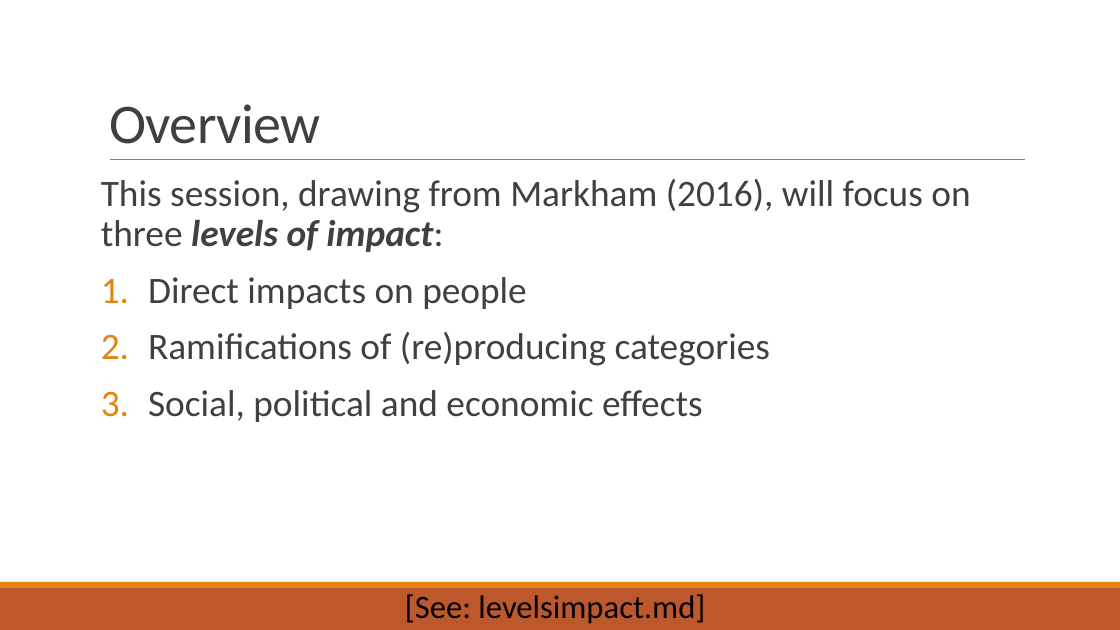
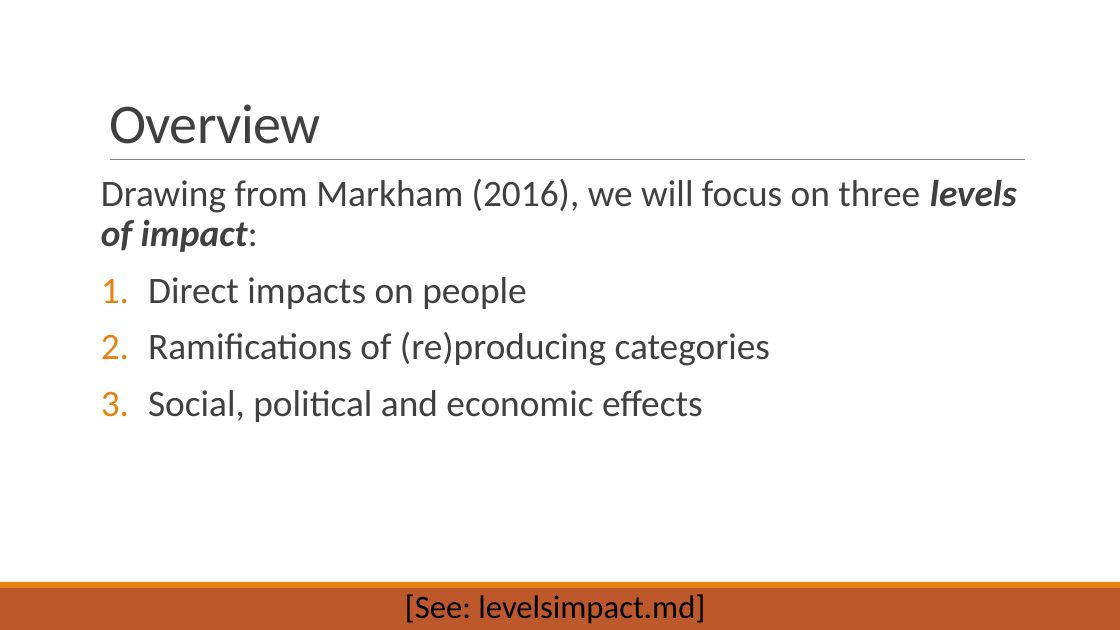
Before and after one commit to dhsouthbend/ethics, a slide deck: slide 14 of slides_ethics.pptx. Drawn at 1120x630 pixels with LibreOffice and Linux fonts; fonts in the diff are those of the drawing. Boxes give left, top, right and bottom in pixels: in the first picture for what was removed or moved away, otherwise in the second. Text is boxed around its words. In the diff, an @@ line names an element or a change of style, - is before the commit and + after.

```diff
--- a/slides_ethics.pptx
+++ b/slides_ethics.pptx
@@ text at [101,179,1017,252]: text changed @@
-This session, drawing from Markham (2016), will focus on three levels of impact:
+Drawing from Markham (2016), we will focus on three levels of impact:
```
Also in this commit, not shown: 12 other slides changed, 2 slides added, 5 slides removed, 1 other file.
